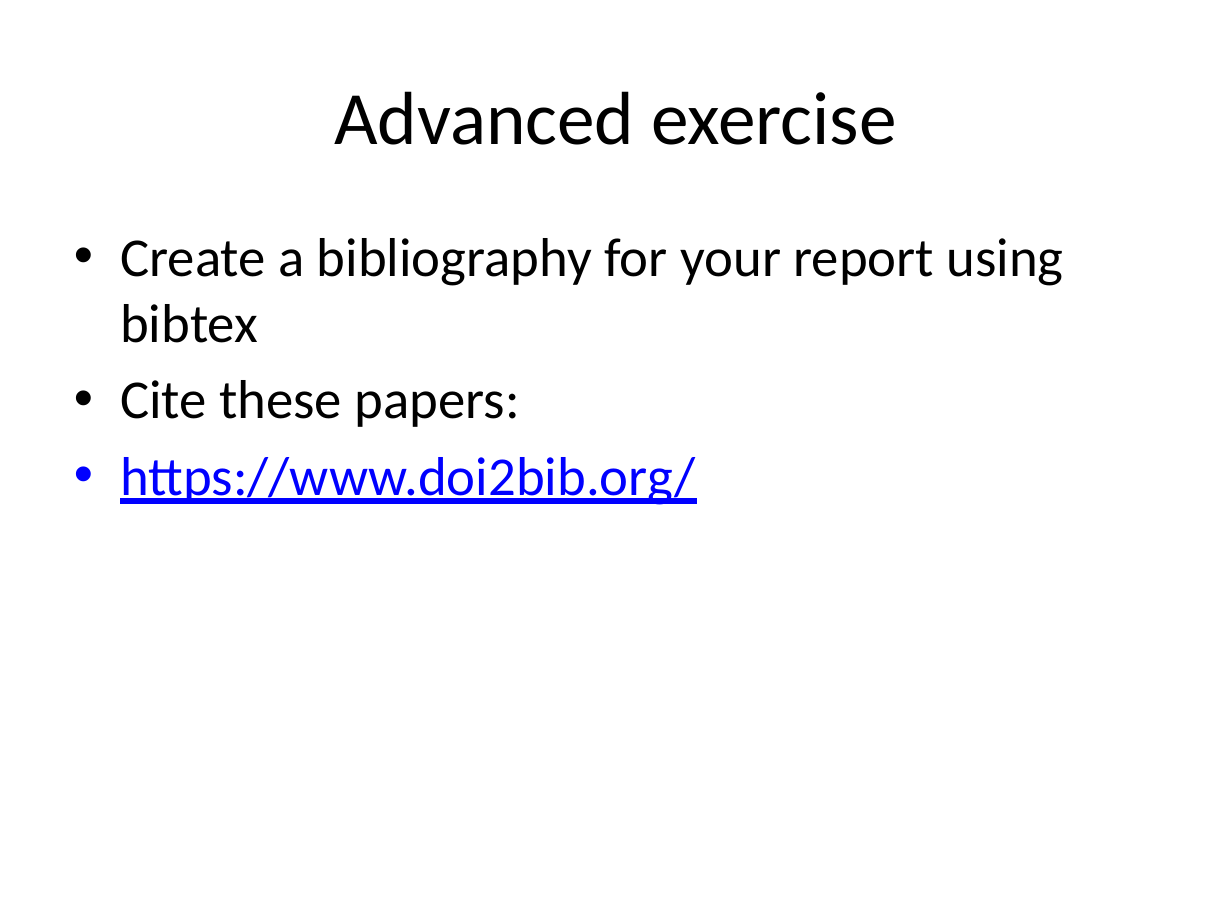
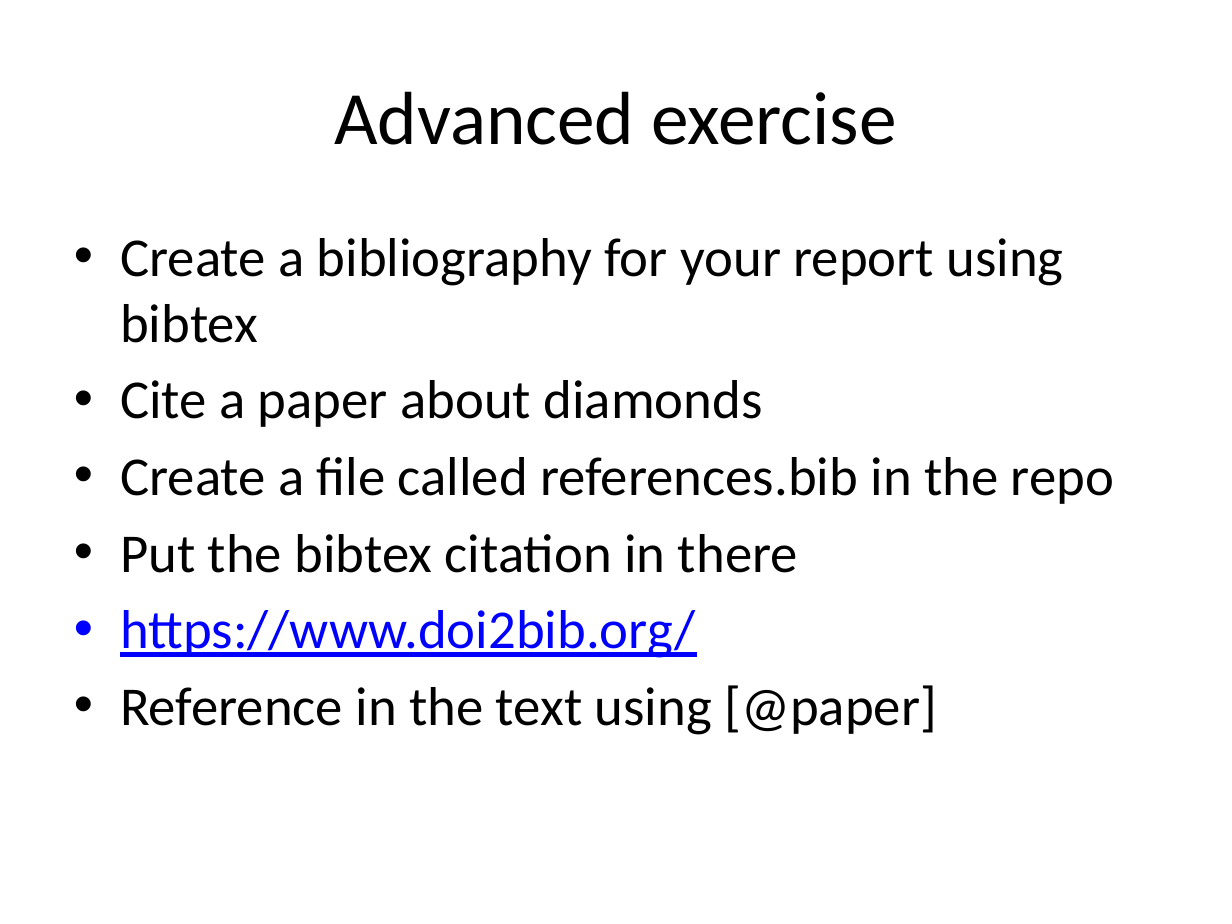
Before and after one commit to kjflynn/rmd_labmeeting, a slide deck: slide 13 of 1_24_18_slides.pptx (slide 12 before the commit). Drawn at 1232x924 pixels with LibreOffice and Linux fonts; fonts in the diff are those of the drawing. Boxes give left, top, right and bottom in pixels: in the first picture for what was removed or moved away, otherwise in the second. Text is boxed around its words. In the diff, an @@ line names an element or a change of style, - is before the commit and + after.

Commit message:
slides updated

```diff
--- a/1_24_18_slides.pptx
+++ b/1_24_18_slides.pptx
@@ text at bbox=[120, 380, 1114, 573]: text changed @@
-• Cite these papers:
+• Cite a paper about diamonds
+• Create a file called references.bib in the repo
+• Put the bibtex citation in there
@@ text at bbox=[120, 685, 937, 735]: paragraph added @@
+• Reference in the text using [@paper]
```
Also in this commit, not shown: 3 other slides changed, 1 slide added, 1 other file.
